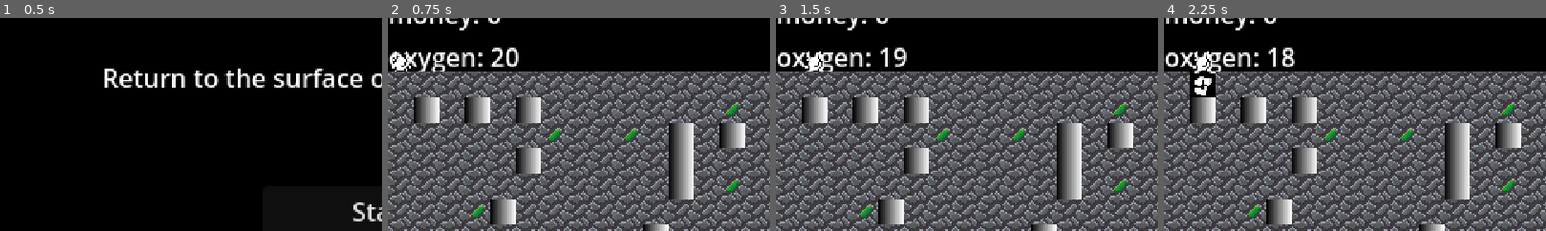
Above: before the commit, frames 1-4 (left to right).
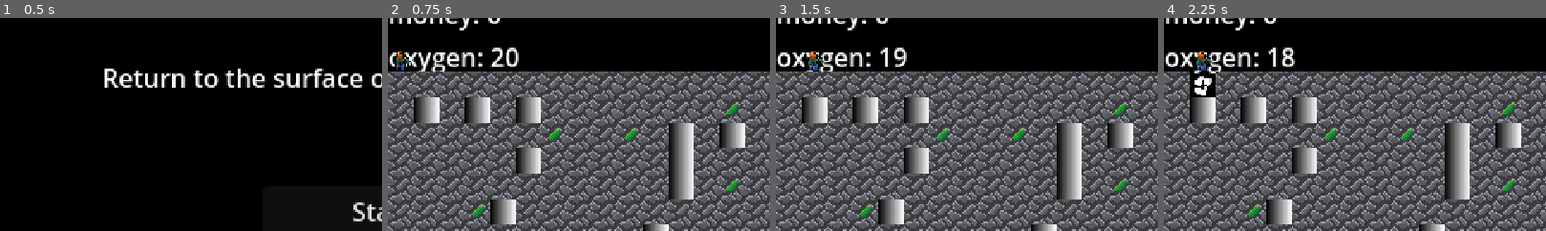
Above: after the commit, the same moments.

Repository: dtsykunov/simple-platformer
Game: Godot game, scene res://main/main.tscn
Two runs of this game, one before a commit and one after it. Both use one fixed random seed, a clock stepped at 60 frames per second and the inputs below.
Inputs:
- Up to frame 1 (0.5 s): no input
- Up to frame 2 (0.75 s): click "Start" at 0.5 s
- Up to frame 3 (1.5 s): tap Enter at 1.25 s; hold Right (right) from 1.28 s (still down)
- Up to frame 4 (2.25 s): tap Space at 2 s; release Right (right) at 2.03 s; hold Down (down) from 2.03 s (still down)
The pictures show only the part of the screen within x 0-50%, y 4-54%; the shares and areas given below are measured in that part.

Frame 1 is identical in both runs. In frame 2, 0.3% of the frame differs, in the area x 1-6%, y 15-26%; in frame 3, 0.3%, in the area x 7-13%, y 15-26%; in frame 4, 0.3%.

Commit message:
use character asset, use enums

Diff:
--- a/autoloads/resource_manager.gd
+++ b/autoloads/resource_manager.gd
@@ -3,30 +3,33 @@
 const MAX_OXYGEN: int = 20
 
 signal resources_changed
-
 signal oxygen_depleted
 
+enum ResourceType {
+	MONEY,
+	OXYGEN,
+	GOAL,
+}
+
 @export var default_resources := {
-	"money": 0, # you can leave those blank this is just what you start with
-	"oxygen": MAX_OXYGEN,
-	"goal": 1,
+	ResourceType.MONEY: 0, # you can leave those blank this is just what you start with
+	ResourceType.OXYGEN: MAX_OXYGEN,
+	ResourceType.GOAL: 1,
 }
+
 var resources := {}
-
-@export var label_container: NodePath
-
 var resource_labels := {}
 
 func _ready() -> void:
 	reset_resources()
 
-func add_resource(resource_name: String, value: int):
+func add_resource(resource_name: ResourceType, value: int):
 	if not resources.has(resource_name):
 		set_resource_value(resource_name, value)
 		return
 
 	var new_value = resources[resource_name] + value
-	if resource_name == "oxygen":
+	if resource_name == ResourceType.OXYGEN:
 		new_value = clamp(new_value, 0, MAX_OXYGEN)
 		set_resource_value(resource_name, new_value)
 		if new_value <= 0:
@@ -34,7 +37,7 @@
 	else:
 		set_resource_value(resource_name, new_value)
 
-func set_resource_value(resource_name: String, value: int):
+func set_resource_value(resource_name: ResourceType, value: int):
 	resources[resource_name] = value
 	resources_changed.emit()
 
--- a/gui/finish_day_prompt.tscn
+++ /dev/null
@@ -1,20 +0,0 @@
-[gd_scene format=3 uid="uid://c8pb41whewuyc"]
-
-[node name="FinishDayPrompt" type="Control"]
-layout_mode = 3
-anchors_preset = 15
-anchor_right = 1.0
-anchor_bottom = 1.0
-grow_horizontal = 2
-grow_vertical = 2
-
-[node name="Button" type="Button" parent="."]
-layout_mode = 1
-anchors_preset = 5
-anchor_left = 0.5
-anchor_right = 0.5
-offset_left = -4.0
-offset_right = 4.0
-offset_bottom = 8.0
-grow_horizontal = 2
-text = "Finish day?"
--- a/gui/finish_game_screen/finish_game_screen.gd
+++ b/gui/finish_game_screen/finish_game_screen.gd
@@ -3,4 +3,4 @@
 @export var score_label: Label
 
 func _ready() -> void:
-    score_label.text = str(ResourceManager.resources["goal"] - 1)
+    score_label.text = str(ResourceManager.resources[ResourceManager.ResourceType.GOAL] - 1)
--- a/gui/game_screen/game_screen.gd
+++ b/gui/game_screen/game_screen.gd
@@ -5,9 +5,9 @@
 @export var oxygen_label: Label
 
 @onready var labels = {
-	"money": money_label,
-	"oxygen": oxygen_label,
-	"goal": goal_label,
+	ResourceManager.ResourceType.MONEY: money_label,
+	ResourceManager.ResourceType.OXYGEN: oxygen_label,
+	ResourceManager.ResourceType.GOAL: goal_label,
 }
 
 func _ready() -> void:
--- a/levels/win_area.gd
+++ b/levels/win_area.gd
@@ -5,9 +5,9 @@
 
 func _on_win_area_body_entered(body: Node2D) -> void:
     if body.is_in_group("player"):
-        var goal = ResourceManager.resources["goal"]
-        if ResourceManager.resources["money"] >= goal:
-            ResourceManager.add_resource("goal", +1)
-            ResourceManager.add_resource("money", -goal)
-            ResourceManager.set_resource_value("oxygen", ResourceManager.MAX_OXYGEN)
+        var goal = ResourceManager.resources[ResourceManager.ResourceType.GOAL]
+        if ResourceManager.resources[ResourceManager.ResourceType.MONEY] >= goal:
+            ResourceManager.add_resource(ResourceManager.ResourceType.GOAL, +1)
+            ResourceManager.add_resource(ResourceManager.ResourceType.MONEY, -goal)
+            ResourceManager.set_resource_value(ResourceManager.ResourceType.OXYGEN, ResourceManager.MAX_OXYGEN)
             Global.level_objective_reached.emit()
--- a/objects/money_block.tscn
+++ b/objects/money_block.tscn
@@ -5,7 +5,6 @@
 
 [node name="MoneyBlock" type="Node2D"]
 script = ExtResource("1_8uh7m")
-selected_resource = "money"
 
 [node name="TextureRect" type="TextureRect" parent="."]
 texture_filter = 1
--- a/objects/objects.gd
+++ b/objects/objects.gd
@@ -1,9 +1,8 @@
 class_name MiningObject
 extends Node2D
 
-@export var selected_resource: String
+@export var selected_resource: ResourceManager.ResourceType
 @export var resource_value: int = 1
 
 func use_object():
-	if selected_resource != "":
-		ResourceManager.add_resource(selected_resource, resource_value)
+	ResourceManager.add_resource(selected_resource, resource_value)
--- a/objects/oxygen_block.tscn
+++ b/objects/oxygen_block.tscn
@@ -8,7 +8,7 @@
 gradient = SubResource("Gradient_m0tip")
 
 [node name="OxygenBlock" instance=ExtResource("1_tam42")]
-selected_resource = "oxygen"
+selected_resource = 1
 resource_value = 5
 
 [node name="TextureRect" parent="." index="0"]
--- a/player/player.gd
+++ b/player/player.gd
@@ -19,7 +19,7 @@
 			move(dir)
 
 func move(dir):
-	ResourceManager.add_resource("oxygen", -1)
+	ResourceManager.add_resource(ResourceManager.ResourceType.OXYGEN, -1)
 
 	ray.target_position = inputs[dir] * Global.tile_size
 	ray.force_raycast_update()
--- a/player/player.tscn
+++ b/player/player.tscn
@@ -1,7 +1,8 @@
-[gd_scene load_steps=9 format=3 uid="uid://c60qrcvqsxgsl"]
+[gd_scene load_steps=10 format=3 uid="uid://c60qrcvqsxgsl"]
 
 [ext_resource type="Script" uid="uid://dm48nbu4fu2xj" path="res://player/player.gd" id="1_oul6g"]
 [ext_resource type="Texture2D" uid="uid://rjl8g5eb07l6" path="res://assets/images/monochrome_tilemap_transparent_packed.png" id="2_rkbax"]
+[ext_resource type="Texture2D" uid="uid://cla7643y2nf0t" path="res://assets/images/Charachter.png" id="3_g1dw6"]
 
 [sub_resource type="RectangleShape2D" id="RectangleShape2D_rkbax"]
 size = Vector2(15, 15)
@@ -10,9 +11,9 @@
 atlas = ExtResource("2_rkbax")
 region = Rect2(64, 208, 16, 16)
 
-[sub_resource type="AtlasTexture" id="AtlasTexture_g1dw6"]
-atlas = ExtResource("2_rkbax")
-region = Rect2(16, 208, 16, 16)
+[sub_resource type="AtlasTexture" id="AtlasTexture_g6k8r"]
+atlas = ExtResource("3_g1dw6")
+region = Rect2(0, 0, 32, 32)
 
 [sub_resource type="AtlasTexture" id="AtlasTexture_yw30f"]
 atlas = ExtResource("2_rkbax")
@@ -34,7 +35,7 @@
 }, {
 "frames": [{
 "duration": 1.0,
-"texture": SubResource("AtlasTexture_g1dw6")
+"texture": SubResource("AtlasTexture_g6k8r")
 }],
 "loop": true,
 "name": &"idle",
@@ -68,6 +69,7 @@
 
 [node name="AnimatedSprite2D" type="AnimatedSprite2D" parent="."]
 texture_filter = 1
+scale = Vector2(0.5, 0.5)
 sprite_frames = SubResource("SpriteFrames_g6k8r")
 animation = &"idle"
 
Binary file added: assets/images/Charachter.png
Not shown, added: assets/images/Charachter.png.import
